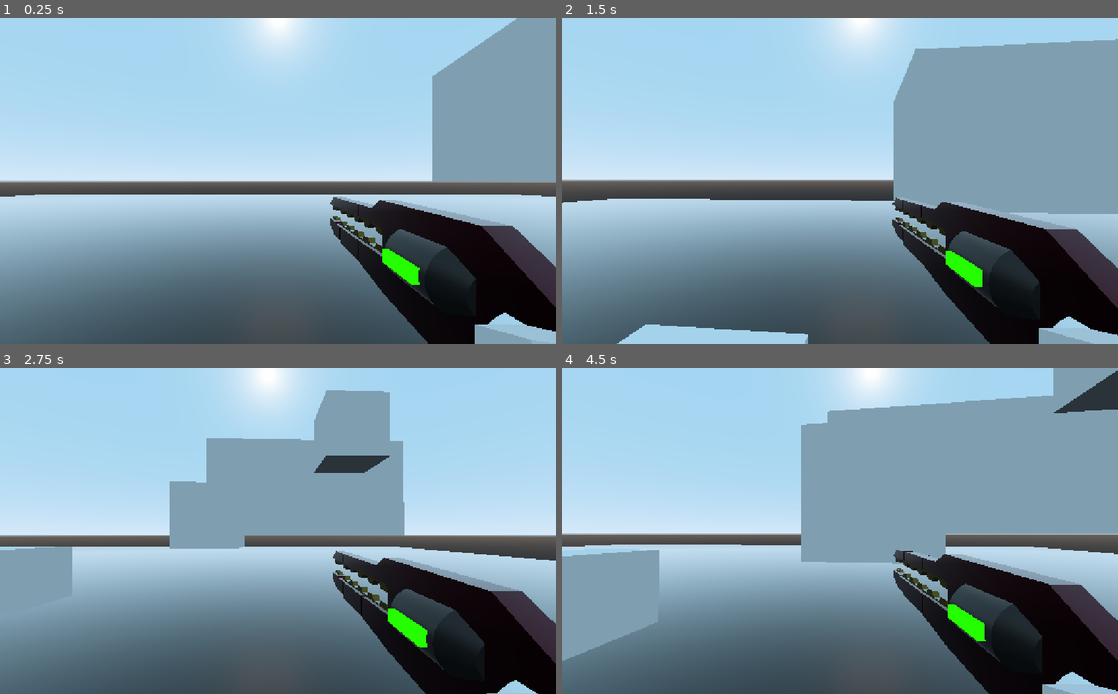
Above: before the commit, frames 1-4 (two rows, left to right).
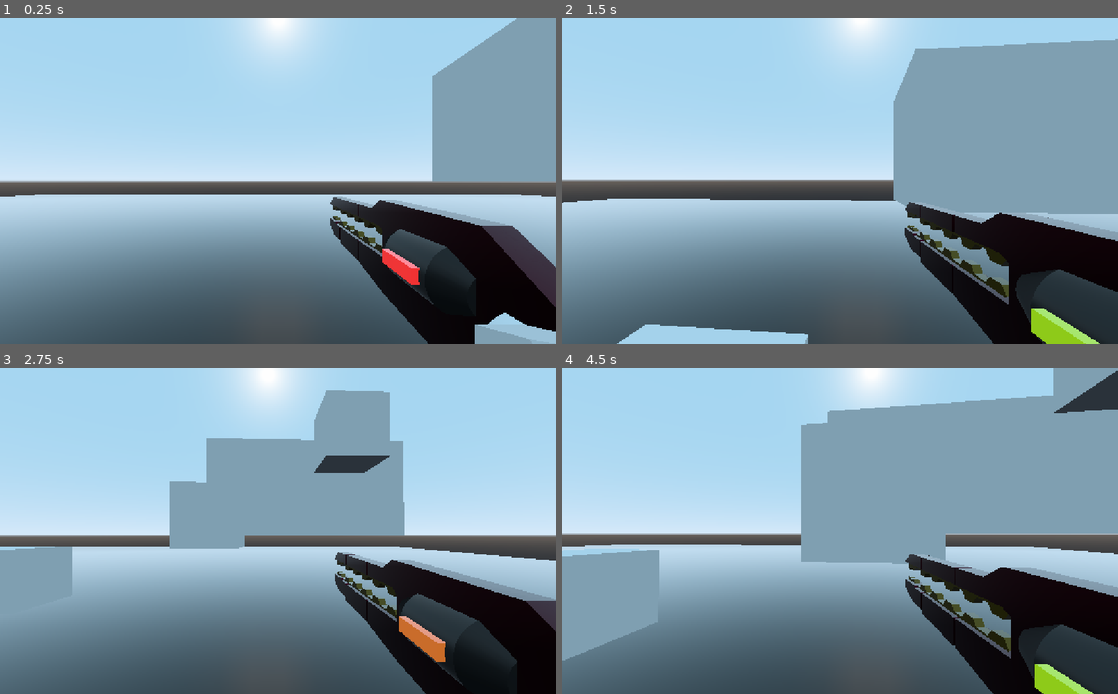
Above: after the commit, the same moments.

Repository: Jshigoodies/Experiment
Game: Godot game, scene res://Testing/TestWorld.tscn
The game is run twice, just before and just after one commit, with the same random seed, the same clock (stepped at 60 frames per second) and the same inputs.
Inputs (mouse positions are in pixels of both pictures, inside the frame that each line leads up to):
- Up to frame 1 (0.25 s): no input
- Up to frame 2 (1.5 s): tap Enter at 0.5 s; move the mouse to (867, 181) at 0.52 s; hold D (right) 0.53-1.28 s; hold Right mouse button (right_mouse_button) 0.53-1.28 s; tap Space (jump) at 0.77 s; move the mouse to (812, 181) at 1.27 s; hold S (backward) from 1.28 s (still down); tap W (foward) at 1.35 s
- Up to frame 3 (2.75 s): tap Space (jump) at 1.52 s; right-click (250, 531) at 1.55 s; move the mouse to (289, 524) at 2.02 s; release S (backward) at 2.03 s; hold D (right) from 2.03 s (still down); hold Right mouse button (right_mouse_button) from 2.03 s (still down)
- Up to frame 4 (4.5 s): move the mouse to (834, 537) at 2.77 s; release Right mouse button (right_mouse_button) at 2.78 s; tap Shift (sprint) at 2.85 s; tap Space (jump) at 3.02, 3.77 s; right-click (834, 537) at 3.05 s; move the mouse to (878, 534) at 3.52 s; release D (right) at 3.53 s; hold Right mouse button (right_mouse_button) 3.53-4.28 s; hold A (left) from 3.53 s (still down); move the mouse to (795, 527) at 4.27 s; tap W (foward) at 4.35 s

The runs differ from the first frame. In frame 1, 0.4% of the frame differs, in the area x 68-76%, y 70-82%; in frame 2, 7.6%, in the area x 59-100%, y 55-100%; in frame 3, 3.3%; in frame 4, 7.4%.

Commit message:
added audio to rail gun complete

Diff:
--- a/Model Assets/rail gun.gd
+++ b/Model Assets/rail gun.gd
@@ -7,13 +7,18 @@
 
 
 func _input(event):
-	if event.is_action_pressed("right_mouse_button") and !is_charged:
+	if event.is_action_pressed("right_mouse_button") and !is_charged: # CHARGING
 		$ChargeTimer.start()
-	if event.is_action_released("right_mouse_button") and is_charged:
+		$AnimationPlayer.play("charge_indicator")
+		$AudioStreamPlayer3D.play()
+	if event.is_action_released("right_mouse_button") and is_charged: # FIRE
 		is_charged = false
 		shoot()
 		$AnimationPlayer.play("Shoot")
-
+	if event.is_action_released("right_mouse_button") and !is_charged: # let go too early
+		$AnimationPlayer.play("Shoot")
+		$ChargeTimer.stop()
+		$AudioStreamPlayer3D.stop()
 
 
 
--- a/Model Assets/rail gun.tscn
+++ b/Model Assets/rail gun.tscn
@@ -1,7 +1,18 @@
-[gd_scene load_steps=5 format=2]
+[gd_scene load_steps=8 format=2]
 
 [ext_resource path="res://Model Assets/rail gun.glb" type="PackedScene" id=1]
 [ext_resource path="res://Model Assets/rail gun.gd" type="Script" id=2]
+[ext_resource path="res://Audio/alien-rail-gun-76004.mp3" type="AudioStream" id=3]
+
+[sub_resource type="SpatialMaterial" id=3]
+albedo_color = Color( 1, 0, 0, 1 )
+metallic = 0.08
+roughness = 0.0
+emission_enabled = true
+emission = Color( 0.780392, 0.176471, 0.176471, 1 )
+emission_energy = 1.21
+emission_operator = 0
+emission_on_uv2 = false
 
 [sub_resource type="Animation" id=2]
 length = 0.001
@@ -16,6 +27,30 @@
 "transitions": PoolRealArray( 1 ),
 "update": 0,
 "values": [ Vector3( 0, 0, 0 ) ]
+}
+tracks/1/type = "value"
+tracks/1/path = NodePath("energy:material/0:albedo_color")
+tracks/1/interp = 1
+tracks/1/loop_wrap = true
+tracks/1/imported = false
+tracks/1/enabled = true
+tracks/1/keys = {
+"times": PoolRealArray( 0 ),
+"transitions": PoolRealArray( 1 ),
+"update": 0,
+"values": [ Color( 1, 0, 0, 1 ) ]
+}
+tracks/2/type = "value"
+tracks/2/path = NodePath("energy:material/0:emission")
+tracks/2/interp = 1
+tracks/2/loop_wrap = true
+tracks/2/imported = false
+tracks/2/enabled = true
+tracks/2/keys = {
+"times": PoolRealArray( 0 ),
+"transitions": PoolRealArray( 1 ),
+"update": 0,
+"values": [ Color( 0.780392, 0.176471, 0.176471, 1 ) ]
 }
 
 [sub_resource type="Animation" id=1]
@@ -34,6 +69,58 @@
 "update": 0,
 "values": [ Vector3( 0, 0, 1.43 ), Vector3( 0, 0, 0 ) ]
 }
+tracks/1/type = "value"
+tracks/1/path = NodePath("energy:material/0:albedo_color")
+tracks/1/interp = 1
+tracks/1/loop_wrap = true
+tracks/1/imported = false
+tracks/1/enabled = true
+tracks/1/keys = {
+"times": PoolRealArray( 0, 0.5 ),
+"transitions": PoolRealArray( 1, 1 ),
+"update": 0,
+"values": [ Color( 0.384314, 1, 0, 1 ), Color( 1, 0, 0, 1 ) ]
+}
+tracks/2/type = "value"
+tracks/2/path = NodePath("energy:material/0:emission")
+tracks/2/interp = 1
+tracks/2/loop_wrap = true
+tracks/2/imported = false
+tracks/2/enabled = true
+tracks/2/keys = {
+"times": PoolRealArray( 0, 0.5 ),
+"transitions": PoolRealArray( 1, 1 ),
+"update": 0,
+"values": [ Color( 0.223529, 1, 0, 1 ), Color( 0.780392, 0.176471, 0.176471, 1 ) ]
+}
+
+[sub_resource type="Animation" id=4]
+resource_name = "charge_indicator"
+length = 3.0
+tracks/0/type = "value"
+tracks/0/path = NodePath("energy:material/0:albedo_color")
+tracks/0/interp = 1
+tracks/0/loop_wrap = true
+tracks/0/imported = false
+tracks/0/enabled = true
+tracks/0/keys = {
+"times": PoolRealArray( 0, 3 ),
+"transitions": PoolRealArray( 1, 1 ),
+"update": 0,
+"values": [ Color( 1, 0, 0, 1 ), Color( 0.384314, 1, 0, 1 ) ]
+}
+tracks/1/type = "value"
+tracks/1/path = NodePath("energy:material/0:emission")
+tracks/1/interp = 1
+tracks/1/loop_wrap = true
+tracks/1/imported = false
+tracks/1/enabled = true
+tracks/1/keys = {
+"times": PoolRealArray( 0, 3 ),
+"transitions": PoolRealArray( 1, 1 ),
+"update": 0,
+"values": [ Color( 0.780392, 0.176471, 0.176471, 1 ), Color( 0.223529, 1, 0, 1 ) ]
+}
 
 [node name="rail gun" instance=ExtResource( 1 )]
 script = ExtResource( 2 )
@@ -49,6 +136,7 @@
 
 [node name="energy" parent="." index="3"]
 layers = 2
+material/0 = SubResource( 3 )
 
 [node name="plug" parent="." index="4"]
 layers = 2
@@ -62,6 +150,10 @@
 [node name="AnimationPlayer" type="AnimationPlayer" parent="." index="7"]
 anims/RESET = SubResource( 2 )
 anims/Shoot = SubResource( 1 )
+anims/charge_indicator = SubResource( 4 )
 
 [node name="ChargeTimer" type="Timer" parent="." index="8"]
 wait_time = 3.0
+
+[node name="AudioStreamPlayer3D" type="AudioStreamPlayer3D" parent="." index="9"]
+stream = ExtResource( 3 )
Not shown, added: Audio/alien-rail-gun-76004.mp3.import
Not shown, added: Audio/alien-rail-gun-76004.mp3
